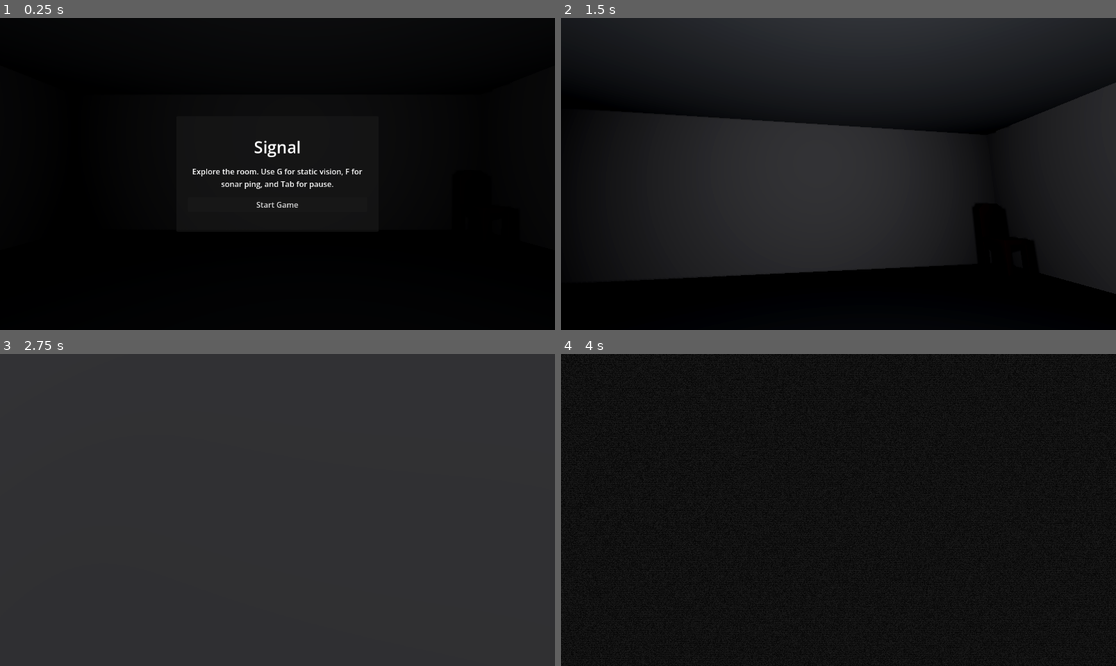
Above: before the commit, frames 1-4 (two rows, left to right).
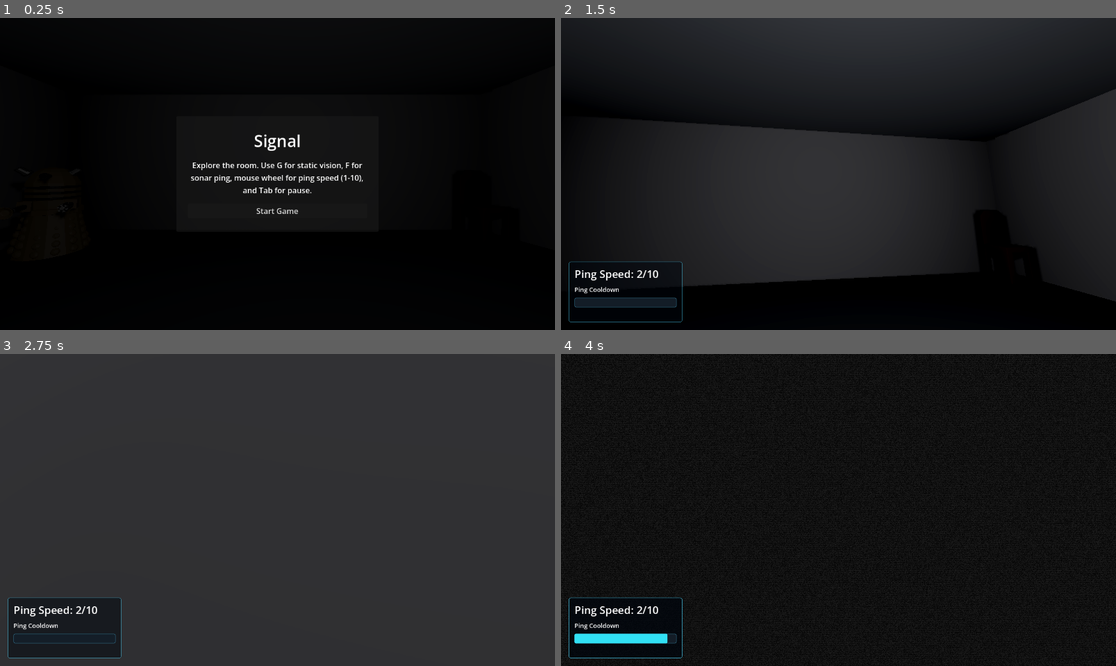
Above: after the commit, the same moments.

Repository: frkatona/LD59-Signal
Game: Godot game, scene res://scenes/main.tscn
Two runs of this game, one before a commit and one after it. Both use one fixed random seed, a clock stepped at 60 frames per second and the inputs below. Sound files missing from this copy of the repository are replaced by a short silence.
Inputs (mouse positions are in pixels of both pictures, inside the frame that each line leads up to):
- Up to frame 1 (0.25 s): no input
- Up to frame 2 (1.5 s): click "Start Game" at 0.5 s; tap Enter at 1.25 s; move the mouse to (866, 174) at 1.27 s; hold W from 1.28 s (still down); hold F (sonar_ping) from 1.28 s (still down); click (866, 174) at 1.42 s
- Up to frame 3 (2.75 s): keep holding W; tap Space at 1.52, 2.27 s; move the mouse to (249, 510) at 2.02 s; release F (sonar_ping) at 2.03 s; tap E (interact) at 2.1 s; click (249, 510) at 2.17 s; tap F (sonar_ping) at 2.3 s
- Up to frame 4 (4 s): keep holding W; tap Space at 2.75, 3.77 s; move the mouse to (849, 503) at 2.77 s; hold F (sonar_ping) 2.78-3.53 s; click (849, 503) at 2.92 s; tap Enter at 3.5 s; move the mouse to (832, 516) at 3.52 s; tap G (toggle_sonar_mode) at 3.6 s; click (832, 516) at 3.67 s; tap F (sonar_ping) at 3.8 s

The runs differ from the first frame. In frame 1, 1.6% of the frame differs, in the area x 11-66%, y 37-63%; in frame 2, 3.6%, in the area x 1-100%, y 20-98%; in frame 3, 0.9%; in frame 4, 1.0%.

Commit message:
added dalek and lab bench models, updated readme

Diff:
--- a/scenes/main.tscn
+++ b/scenes/main.tscn
@@ -4,7 +4,9 @@
 [ext_resource type="Script" uid="uid://b3ebx2i83ld2t" path="res://scripts/sonar_vision_controller.gd" id="2_sonar"]
 [ext_resource type="PackedScene" uid="uid://mb7hqotwfu75" path="res://assets/models/chair.glb" id="3_chair"]
 [ext_resource type="PackedScene" uid="uid://d13xnsm7t448a" path="res://assets/models/fan.glb" id="3_jyhfs"]
+[ext_resource type="PackedScene" uid="uid://bwkh10wgul3et" path="res://assets/models/dalek.glb" id="3_tefeu"]
 [ext_resource type="PackedScene" uid="uid://m3lxy2w7yit0" path="res://assets/models/stepping-stone.glb" id="5_tbgi4"]
+[ext_resource type="PackedScene" uid="uid://dl0p5kuohdqja" path="res://assets/models/lab-bench.glb" id="6_o6xl0"]
 
 [sub_resource type="Environment" id="Environment_tbgi4"]
 background_energy_multiplier = 0.0
@@ -177,7 +179,7 @@
 
 [node name="Main" type="Node3D" unique_id=2031895928]
 script = ExtResource("2_sonar")
-ping_cooldown_seconds = 0.01
+ping_cooldown_seconds = 2.0
 ping_speed = 10.0
 ping_max_radius = 20.0
 ping_band_width = 1.0
@@ -265,6 +267,9 @@
 
 [node name="MeshInstance3D" type="MeshInstance3D" parent="Room/Floor" unique_id=284221126]
 mesh = SubResource("BoxMesh_floor")
+
+[node name="dalek2" parent="Room/Floor" unique_id=1435492741 groups=["sonar_reveal"] instance=ExtResource("3_tefeu")]
+transform = Transform3D(0.38935253, 0, 0.27857435, 0, 0.47874743, 0, -0.27857435, 0, 0.38935253, -4.2593403, 0.36179507, -3.8599977)
 
 [node name="Ceiling" type="StaticBody3D" parent="Room" unique_id=60746050 groups=["sonar_occluder"]]
 transform = Transform3D(1, 0, 0, 0, 1, 0, 0, 0, 1, 0, 4.25, 0)
@@ -397,6 +402,8 @@
 [node name="fan" parent="Props" unique_id=594698607 groups=["sonar_reveal"] instance=ExtResource("3_jyhfs")]
 transform = Transform3D(0.6276457, 0, 0, 0, 0.6276457, 0, 0, 0, 0.6276457, 0.66948557, 3.4538434, 0.6211808)
 
+[node name="fan" parent="Props/fan" index="0" unique_id=1932814783 groups=["sonar_occluder"]]
+
 [node name="WinOrb" type="Node3D" parent="Props" unique_id=815696688 groups=["sonar_reveal"]]
 transform = Transform3D(1, 0, 0, 0, 1, 0, 0, 0, 1, -1.854008, 0.14999962, 17.537352)
 
@@ -421,6 +428,12 @@
 [node name="CollisionShape3D" type="CollisionShape3D" parent="Props/WinOrb/InteractionArea" unique_id=390475869]
 shape = SubResource("SphereShape3D_win_orb_interaction")
 
+[node name="lab-bench" parent="Props" unique_id=2129328667 groups=["sonar_occluder"] instance=ExtResource("6_o6xl0")]
+transform = Transform3D(-3.3236365e-08, 0, 0.7603594, 0, 0.7603594, 0, -0.7603594, 0, -3.3236365e-08, -5.3361416, 0.09189254, -1.9738336)
+
+[node name="lab-bench2" parent="Props" unique_id=416406535 groups=["sonar_occluder"] instance=ExtResource("6_o6xl0")]
+transform = Transform3D(-0.76035935, 0, -6.647272e-08, 0, 0.76035935, 0, 6.647272e-08, 0, -0.76035935, -2.9891753, 0.09189254, 5.3862796)
+
 [node name="SteppingStones" type="Node3D" parent="." unique_id=81523368]
 
 [node name="stepping-stone" parent="SteppingStones" unique_id=1158499491 instance=ExtResource("5_tbgi4")]
--- a/scripts/sonar_vision_controller.gd
+++ b/scripts/sonar_vision_controller.gd
@@ -12,6 +12,13 @@
 const DEBUG_TOGGLE_KEY := KEY_QUOTELEFT
 const DEBUG_SAMPLE_WINDOW := 5.0
 const DEBUG_REFRESH_INTERVAL := 0.2
+const PING_SPEED_STEP := 5.0
+const PING_SPEED_MIN_LIMIT := 5.0
+const PING_SPEED_MAX_LIMIT := 50.0
+const PING_SPEED_UI_MIN := 1
+const PING_SPEED_UI_MAX := 10
+const PING_SOUND_MIN_PITCH := 0.85
+const PING_SOUND_MAX_PITCH := 1.35
 const DOOR_OPEN_ANGLE := deg_to_rad(100.0)
 const DOOR_OPEN_DURATION := 0.45
 const DOOR_FACING_THRESHOLD := 0.72
@@ -20,7 +27,11 @@
 const WIN_ORB_PROMPT_TEXT := "Press E to touch the sphere"
 
 @export var ping_cooldown_seconds: float = 0.6
-@export var ping_speed: float = 18.0
+@export_range(5.0, 50.0, 5.0) var ping_speed: float = 20.0
+@export_group("Ping Speed Limits")
+@export_range(5.0, 50.0, 5.0) var ping_speed_floor: float = 5.0
+@export_range(5.0, 50.0, 5.0) var ping_speed_ceiling: float = 50.0
+@export_group("")
 @export var ping_max_radius: float = 18.0
 @export var ping_band_width: float = 0.9
 @export var ping_band_fade: float = 0.2
@@ -84,20 +95,28 @@
 var debug_layer: CanvasLayer
 var debug_panel: PanelContainer
 var debug_label: Label
+var hud_layer: CanvasLayer
+var ping_hud_panel: PanelContainer
+var ping_speed_label: Label
+var ping_cooldown_label: Label
+var ping_cooldown_bar: ProgressBar
 var volume_sliders: Dictionary = {}
 var volume_value_labels: Dictionary = {}
 
 
 func _ready() -> void:
 	_ensure_input_actions()
+	_normalize_ping_speed_settings()
 	_configure_audio_buses()
 	_create_music_players()
 	_create_sfx_players()
+	_update_ping_sound_pitch()
 	_create_materials()
 	_start_fan_animation()
 	_configure_overlay()
 	_configure_interaction_prompt()
 	_build_menu_ui()
+	_build_ping_hud()
 	_build_debug_overlay()
 	_configure_sonar_viewport()
 	_configure_kill_floor()
@@ -137,6 +156,11 @@
 	if _is_menu_open():
 		return
 
+	if _is_ping_speed_adjust_event(event):
+		var mouse_button_event := event as InputEventMouseButton
+		_adjust_ping_speed(PING_SPEED_STEP if mouse_button_event.button_index == MOUSE_BUTTON_WHEEL_UP else -PING_SPEED_STEP)
+		return
+
 	if event.is_action_pressed("interact"):
 		if _can_trigger_win():
 			_show_win_screen()
@@ -161,6 +185,7 @@
 
 	if _is_menu_open():
 		interaction_prompt.visible = false
+		_update_ping_hud()
 		return
 
 	_sync_sonar_camera()
@@ -176,6 +201,7 @@
 			ping_active = false
 
 	_update_shader_state()
+	_update_ping_hud()
 
 
 func _ensure_input_actions() -> void:
@@ -211,6 +237,27 @@
 	input_event.keycode = keycode
 	input_event.physical_keycode = keycode
 	InputMap.action_add_event(action_name, input_event)
+
+
+func _normalize_ping_speed_settings() -> void:
+	ping_speed_floor = _sanitize_ping_speed_limit(ping_speed_floor)
+	ping_speed_ceiling = _sanitize_ping_speed_limit(ping_speed_ceiling)
+	if ping_speed_floor > ping_speed_ceiling:
+		var previous_floor := ping_speed_floor
+		ping_speed_floor = ping_speed_ceiling
+		ping_speed_ceiling = previous_floor
+
+	ping_speed = _clamp_ping_speed(ping_speed)
+
+
+func _sanitize_ping_speed_limit(value: float) -> float:
+	var snapped_value: float = roundf(value / PING_SPEED_STEP) * PING_SPEED_STEP
+	return clampf(snapped_value, PING_SPEED_MIN_LIMIT, PING_SPEED_MAX_LIMIT)
+
+
+func _clamp_ping_speed(value: float) -> float:
+	var snapped_value: float = roundf(value / PING_SPEED_STEP) * PING_SPEED_STEP
+	return clampf(snapped_value, ping_speed_floor, ping_speed_ceiling)
 
 
 func _configure_audio_buses() -> void:
@@ -420,6 +467,91 @@
 	debug_panel.add_child(debug_label)
 
 
+func _build_ping_hud() -> void:
+	hud_layer = CanvasLayer.new()
+	hud_layer.name = "PingHUD"
+	hud_layer.layer = 110
+	add_child(hud_layer)
+
+	ping_hud_panel = PanelContainer.new()
+	ping_hud_panel.name = "PingHUDPanel"
+	ping_hud_panel.anchor_left = 0.0
+	ping_hud_panel.anchor_right = 0.0
+	ping_hud_panel.anchor_top = 1.0
+	ping_hud_panel.anchor_bottom = 1.0
+	ping_hud_panel.offset_left = 16.0
+	ping_hud_panel.offset_top = -142.0
+	ping_hud_panel.offset_right = 252.0
+	ping_hud_panel.offset_bottom = -16.0
+	ping_hud_panel.mouse_filter = Control.MOUSE_FILTER_IGNORE
+	hud_layer.add_child(ping_hud_panel)
+
+	var panel_style := StyleBoxFlat.new()
+	panel_style.bg_color = Color(0.0, 0.02, 0.05, 0.72)
+	panel_style.border_width_left = 1
+	panel_style.border_width_top = 1
+	panel_style.border_width_right = 1
+	panel_style.border_width_bottom = 1
+	panel_style.border_color = Color(0.3, 0.85, 1.0, 0.7)
+	panel_style.corner_radius_top_left = 4
+	panel_style.corner_radius_top_right = 4
+	panel_style.corner_radius_bottom_right = 4
+	panel_style.corner_radius_bottom_left = 4
+	panel_style.content_margin_left = 12
+	panel_style.content_margin_top = 10
+	panel_style.content_margin_right = 12
+	panel_style.content_margin_bottom = 10
+	ping_hud_panel.add_theme_stylebox_override("panel", panel_style)
+
+	var content := VBoxContainer.new()
+	content.add_theme_constant_override("separation", 8)
+	content.mouse_filter = Control.MOUSE_FILTER_IGNORE
+	ping_hud_panel.add_child(content)
+
+	ping_speed_label = Label.new()
+	ping_speed_label.name = "PingSpeedLabel"
+	ping_speed_label.mouse_filter = Control.MOUSE_FILTER_IGNORE
+	ping_speed_label.add_theme_font_size_override("font_size", 22)
+	content.add_child(ping_speed_label)
+
+	ping_cooldown_label = Label.new()
+	ping_cooldown_label.name = "PingCooldownLabel"
+	ping_cooldown_label.mouse_filter = Control.MOUSE_FILTER_IGNORE
+	ping_cooldown_label.add_theme_font_size_override("font_size", 13)
+	content.add_child(ping_cooldown_label)
+
+	ping_cooldown_bar = ProgressBar.new()
+	ping_cooldown_bar.name = "PingCooldownBar"
+	ping_cooldown_bar.mouse_filter = Control.MOUSE_FILTER_IGNORE
+	ping_cooldown_bar.show_percentage = false
+	ping_cooldown_bar.custom_minimum_size = Vector2(0.0, 20.0)
+	ping_cooldown_bar.size_flags_horizontal = Control.SIZE_EXPAND_FILL
+	content.add_child(ping_cooldown_bar)
+
+	var bar_background := StyleBoxFlat.new()
+	bar_background.bg_color = Color(0.08, 0.12, 0.16, 0.95)
+	bar_background.border_width_left = 1
+	bar_background.border_width_top = 1
+	bar_background.border_width_right = 1
+	bar_background.border_width_bottom = 1
+	bar_background.border_color = Color(0.18, 0.42, 0.52, 0.95)
+	bar_background.corner_radius_top_left = 3
+	bar_background.corner_radius_top_right = 3
+	bar_background.corner_radius_bottom_right = 3
+	bar_background.corner_radius_bottom_left = 3
+	ping_cooldown_bar.add_theme_stylebox_override("background", bar_background)
+
+	var bar_fill := StyleBoxFlat.new()
+	bar_fill.bg_color = Color(0.2, 0.92, 1.0, 0.95)
+	bar_fill.corner_radius_top_left = 3
+	bar_fill.corner_radius_top_right = 3
+	bar_fill.corner_radius_bottom_right = 3
+	bar_fill.corner_radius_bottom_left = 3
+	ping_cooldown_bar.add_theme_stylebox_override("fill", bar_fill)
+
+	_update_ping_hud()
+
+
 func _create_start_menu_panel() -> PanelContainer:
 	var panel := PanelContainer.new()
 	panel.name = "StartMenu"
@@ -444,7 +576,7 @@
 	content.add_child(title)
 
 	var subtitle := Label.new()
-	subtitle.text = "Explore the room. Use G for static vision, F for sonar ping, and Tab for pause."
+	subtitle.text = "Explore the room. Use G for static vision, F for sonar ping, mouse wheel for ping speed (1-10), and Tab for pause."
 	subtitle.horizontal_alignment = HORIZONTAL_ALIGNMENT_CENTER
 	subtitle.autowrap_mode = TextServer.AUTOWRAP_WORD_SMART
 	content.add_child(subtitle)
@@ -825,6 +957,7 @@
 	ping_origin_ws = player_camera.global_position
 	ping_cooldown_remaining = ping_cooldown_seconds
 	if sonar_ping_player != null:
+		_update_ping_sound_pitch()
 		sonar_ping_player.play()
 	_update_shader_state()
 
@@ -935,6 +1068,51 @@
 			return fposmod(playback_position, stream_length)
 
 	return playback_position
+
+
+func _update_ping_hud() -> void:
+	if ping_hud_panel == null or ping_speed_label == null or ping_cooldown_label == null or ping_cooldown_bar == null:
+		return
+
+	ping_hud_panel.visible = gameplay_started and not pause_menu_visible and not win_screen_visible
+	ping_hud_panel.self_modulate = Color(1.0, 1.0, 1.0, 1.0 if sonar_mode_enabled else 0.7)
+
+	ping_speed_label.text = "Ping Speed: %d/%d" % [_get_ping_speed_ui_value(), PING_SPEED_UI_MAX]
+	ping_cooldown_label.text = "Ping Cooldown"
+
+	var cooldown_max: float = maxf(ping_cooldown_seconds, 0.001)
+	ping_cooldown_bar.max_value = cooldown_max
+	ping_cooldown_bar.value = minf(ping_cooldown_remaining, cooldown_max)
+
+
+func _is_ping_speed_adjust_event(event: InputEvent) -> bool:
+	return event is InputEventMouseButton and event.pressed and (
+		event.button_index == MOUSE_BUTTON_WHEEL_UP or event.button_index == MOUSE_BUTTON_WHEEL_DOWN
+	)
+
+
+func _adjust_ping_speed(delta_amount: float) -> void:
+	var next_speed: float = _clamp_ping_speed(ping_speed + delta_amount)
+	if is_equal_approx(next_speed, ping_speed):
+		return
+
+	ping_speed = next_speed
+	_update_ping_sound_pitch()
+	_update_ping_hud()
+
+
+func _get_ping_speed_ui_value() -> int:
+	var clamped_speed: float = clampf(ping_speed, PING_SPEED_MIN_LIMIT, PING_SPEED_MAX_LIMIT)
+	return int(roundi(clamped_speed / PING_SPEED_STEP))
+
+
+func _update_ping_sound_pitch() -> void:
+	if sonar_ping_player == null:
+		return
+
+	var clamped_speed: float = clampf(ping_speed, PING_SPEED_MIN_LIMIT, PING_SPEED_MAX_LIMIT)
+	var speed_alpha: float = (clamped_speed - PING_SPEED_MIN_LIMIT) / (PING_SPEED_MAX_LIMIT - PING_SPEED_MIN_LIMIT)
+	sonar_ping_player.pitch_scale = lerpf(PING_SOUND_MIN_PITCH, PING_SOUND_MAX_PITCH, speed_alpha)
 
 
 func _record_frame_sample(delta: float) -> void:
Binary file added: assets/models/dalek.glb
Not shown, added: assets/models/dalek.glb.import
Binary file added: assets/models/lab-bench.glb
Not shown, added: assets/models/lab-bench.glb.import
Not shown, changed: export_presets.cfg
Not shown, changed: .gitignore
Not shown, added: deploy-web.cmd
Not shown, changed: models.blend
Not shown, changed: models.blend1
Not shown, changed: readme.md
Not shown, added: scripts/deploy-web.ps1
